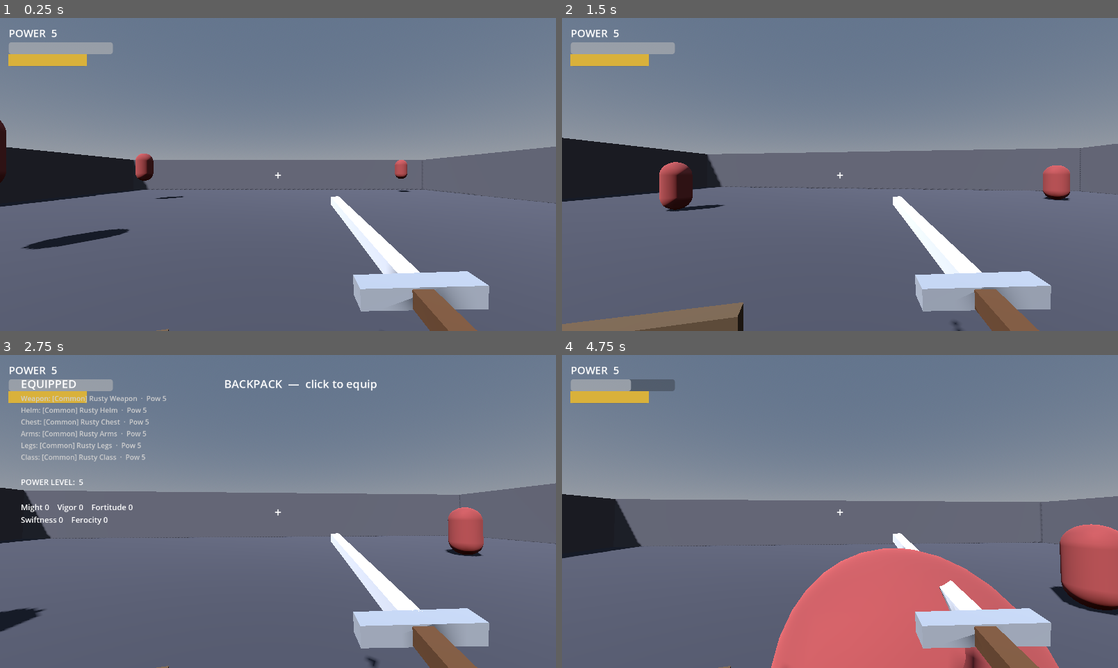
Above: before the commit, frames 1-4 (two rows, left to right).
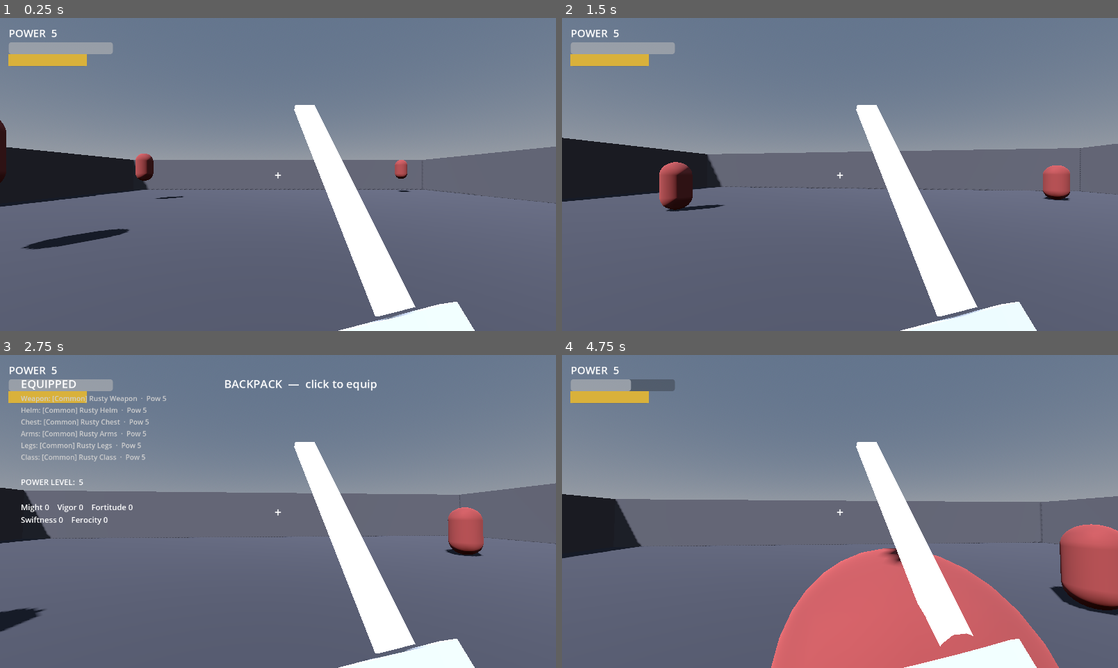
Above: after the commit, the same moments.

Repository: trevorvail3/Slayer
Game: Godot game, scene res://scenes/main.tscn
The game is run twice, just before and just after one commit, with the same random seed, the same clock (stepped at 60 frames per second) and the same inputs.
Inputs (mouse positions are in pixels of both pictures, inside the frame that each line leads up to):
- Up to frame 1 (0.25 s): no input
- Up to frame 2 (1.5 s): move the mouse to (867, 174) at 0.52 s; press the mouse at (867, 174) at 0.53 s; hold W (move_forward) from 0.53 s (still down); tap Space (jump) at 0.77 s; move the mouse to (812, 174) at 1.27 s; release the mouse at (812, 174) at 1.28 s; right-click (812, 174) at 1.35 s
- Up to frame 3 (2.75 s): keep holding W (move_forward); tap Space (jump) at 1.52 s; move the mouse to (289, 505) at 2.02 s; tap I at 2.1 s
- Up to frame 4 (4.75 s): tap Enter at 2.75, 3.5, 4.25 s; move the mouse to (812, 574) at 2.77 s; click (812, 574) at 2.85 s; tap Space (jump) at 3.02, 3.77, 4.52 s; move the mouse to (1006, 558) at 3.52 s; release W (move_forward) at 3.53 s; hold Right mouse button (block) 3.53-4.28 s; hold A (move_left) from 3.53 s (still down); move the mouse to (673, 464) at 4.27 s; tap I at 4.35 s

The runs differ from the first frame. In frame 1, 6.5% of the frame differs, in the area x 28-88%, y 27-100%; in frame 2, 8.2%, in the area x 0-88%, y 27-100%; in frame 3, 6.7%; in frame 4, 7.0%.

Commit message:
Fix: first-person sword invisible (pointed end-on at camera)
The blade ran straight down the camera's forward axis, so it was viewed
nearly end-on and foreshortened to a dot. Angle the rest pose so the blade
tilts up and across the view, retune windup/strike to match, widen/flatten
the blade so it reads, and make view-model materials emissive so the weapon
and shield are always visible regardless of scene lighting.

Co-Authored-By: Claude Opus 4.8 <noreply@anthropic.com>
Claude-Session: https://claude.ai/code/session_01BSW54Paq7ZG23rR9KqKiVs

Diff:
--- a/scripts/player/player.gd
+++ b/scripts/player/player.gd
@@ -17,12 +17,13 @@
 const PARRY_WINDOW := 0.25         # seconds after raising block that a hit parries
 const PARRY_STAGGER := 1.3         # seconds the enemy is staggered on parry
 
-# View-model poses (local to the camera).
-const WEAPON_REST_POS := Vector3(0.36, -0.30, -0.55)
-const WEAPON_REST_ROT := Vector3(6, -4, 4)
-const WEAPON_WINDUP_ROT := Vector3(-45, 35, 45)
-const WEAPON_STRIKE_ROT := Vector3(35, -35, -55)
-const SHIELD_HIDDEN_POS := Vector3(-0.55, -0.75, -0.5)
+# View-model poses (local to the camera). The blade runs along local -Z, so the
+# rest pose tilts it UP and ACROSS the view (not end-on) to actually be visible.
+const WEAPON_REST_POS := Vector3(0.33, -0.40, -0.55)
+const WEAPON_REST_ROT := Vector3(52, 18, 8)
+const WEAPON_WINDUP_ROT := Vector3(80, 55, 24)     # cocked up over the shoulder
+const WEAPON_STRIKE_ROT := Vector3(16, -44, -40)   # slashed down and across
+const SHIELD_HIDDEN_POS := Vector3(-0.55, -0.85, -0.5)
 const SHIELD_BLOCK_POS := Vector3(-0.28, -0.22, -0.42)
 
 var camera: Camera3D
@@ -78,14 +79,14 @@
 
 func _make_weapon() -> Node3D:
 	var root := Node3D.new()
-	# Blade
-	root.add_child(_box(Vector3(0.06, 0.06, 1.0), Vector3(0, 0, -0.5), Color("c9ccd6")))
+	# Blade (wide + flat so it reads as a blade, long along -Z)
+	root.add_child(_box(Vector3(0.11, 0.03, 0.95), Vector3(0, 0, -0.5), Color("d6dae4")))
 	# Cross-guard
-	root.add_child(_box(Vector3(0.30, 0.06, 0.06), Vector3(0, 0, 0.02), Color("8a8f99")))
+	root.add_child(_box(Vector3(0.34, 0.07, 0.07), Vector3(0, 0, 0.02), Color("9aa0ab")))
 	# Handle
-	root.add_child(_box(Vector3(0.05, 0.05, 0.22), Vector3(0, 0, 0.15), Color("5a3a22")))
+	root.add_child(_box(Vector3(0.05, 0.05, 0.24), Vector3(0, 0, 0.16), Color("5a3a22")))
 	# Pommel
-	root.add_child(_box(Vector3(0.09, 0.09, 0.06), Vector3(0, 0, 0.28), Color("8a8f99")))
+	root.add_child(_box(Vector3(0.10, 0.10, 0.07), Vector3(0, 0, 0.30), Color("c9a24a")))
 	return root
 
 func _make_shield() -> Node3D:
@@ -102,6 +103,10 @@
 	m.mesh = mesh
 	var mat := StandardMaterial3D.new()
 	mat.albedo_color = color
+	# Self-lit so the view model is always clearly visible regardless of scene lighting.
+	mat.emission_enabled = true
+	mat.emission = color
+	mat.emission_energy_multiplier = 0.4
 	m.material_override = mat
 	m.position = pos
 	return m
